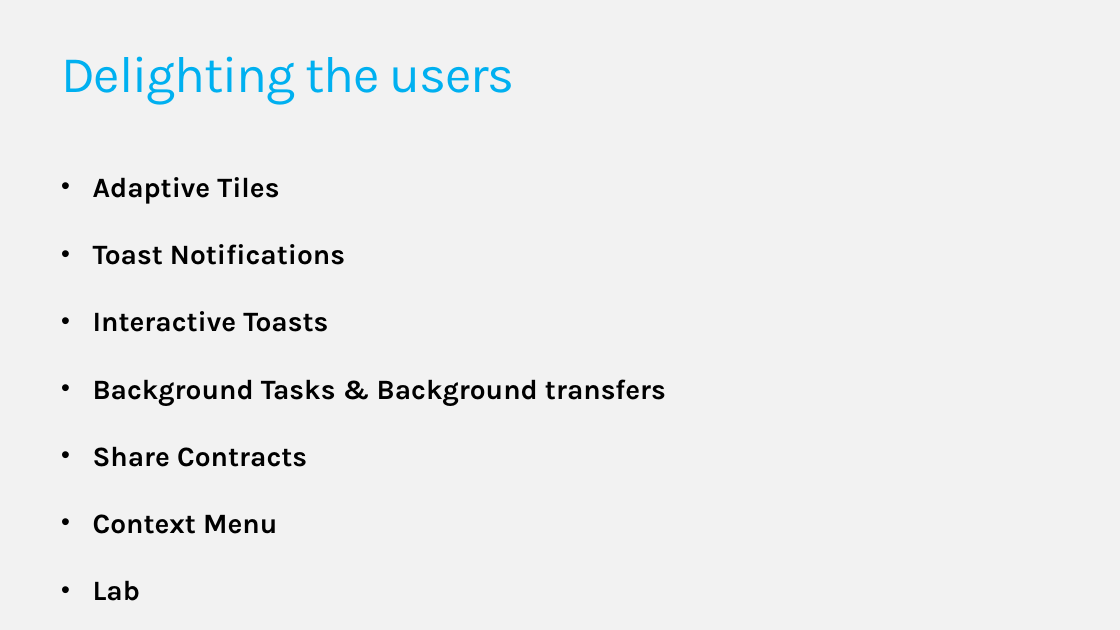
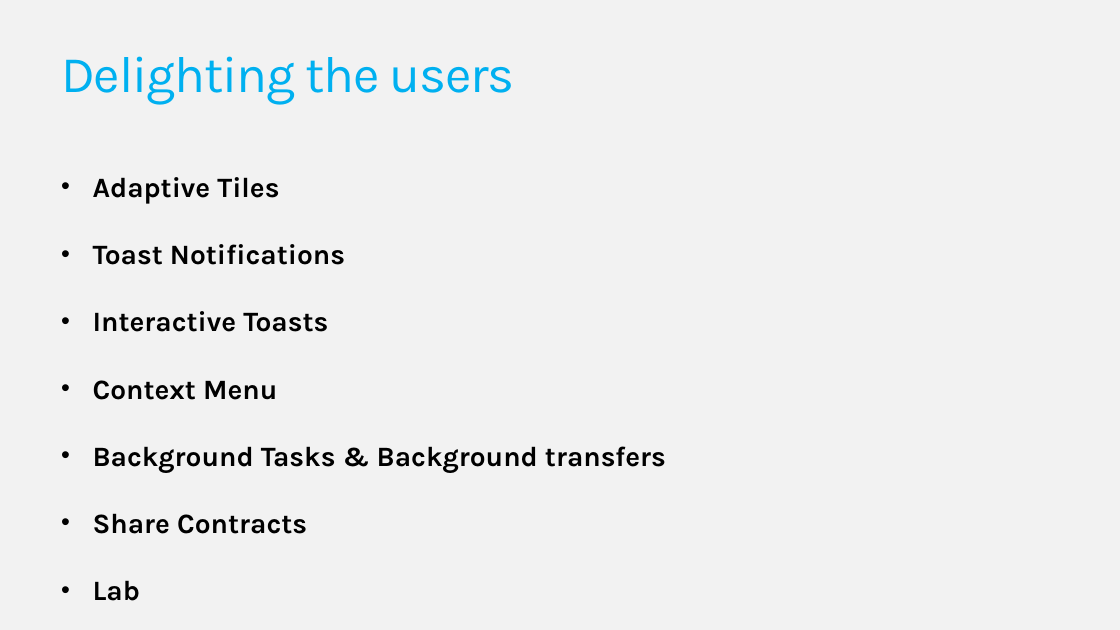
Before and after one commit to FutureUnleashed/HOL, a slide deck: slide 10 of Develop Windows UWP Apps on Windows 10 - 2.pptx. Drawn at 1120x630 pixels with LibreOffice and Linux fonts; fonts in the diff are those of the drawing; background and template pictures are left out. Boxes give left, top, right and bottom in pixels: in the first picture for what was removed or moved away, otherwise in the second. Text is boxed around its words. In the diff, an @@ line names an element or a change of style, - is before the commit and + after.

```diff
--- a/Develop Windows UWP Apps on Windows 10 - 2.pptx
+++ b/Develop Windows UWP Apps on Windows 10 - 2.pptx
@@ text at bbox=[93, 380, 277, 400]: paragraph added @@
+• Context Menu
@@ text at bbox=[93, 514, 277, 534]: paragraph removed @@
-• Context Menu
```
Also in this commit, not shown: 4 other slides changed, 2 slides added.
